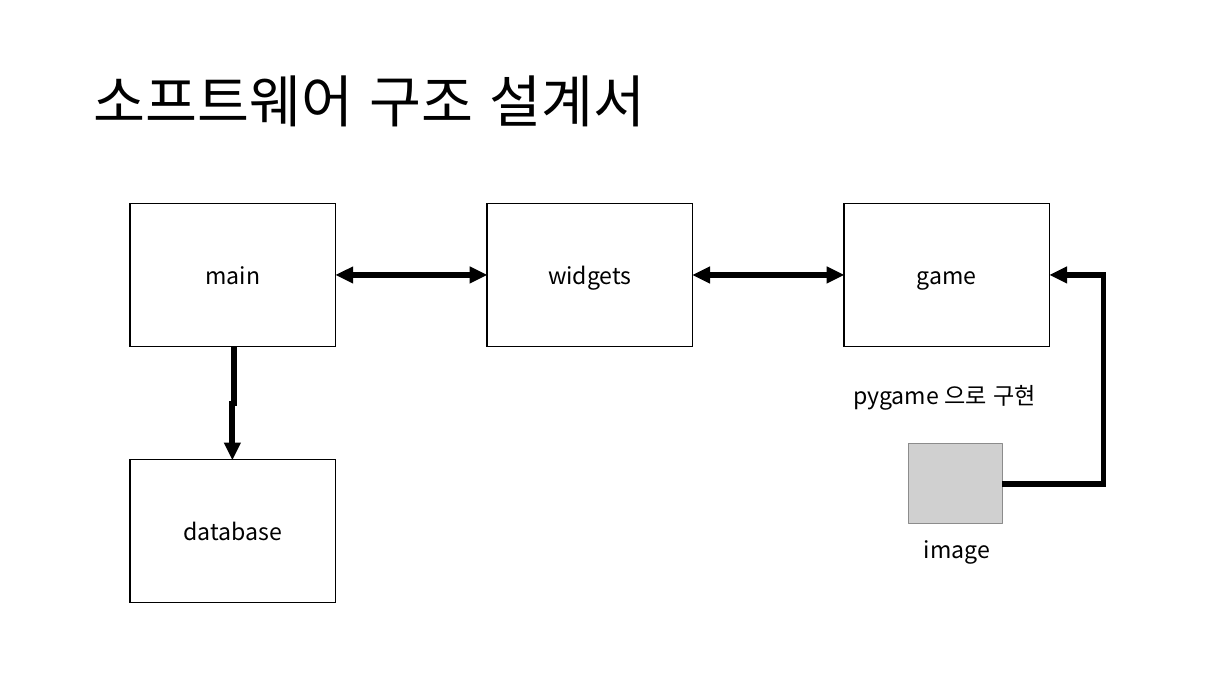
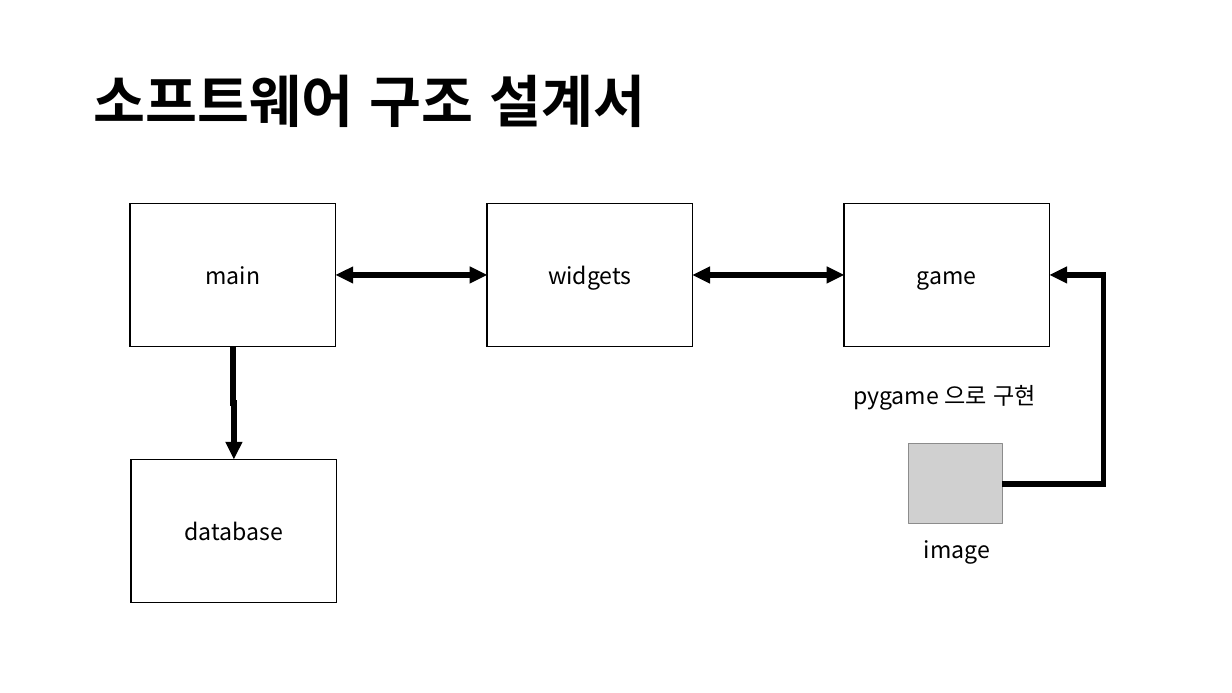
Before and after one commit to gee2450/swp2_ADproject, a slide deck: slide 5 of AD산출물.pptx (slide 8 before the commit). Drawn at 1232x693 pixels with LibreOffice and Linux fonts; fonts in the diff are those of the drawing; grey boxes stand for pictures. Boxes give left, top, right and bottom in pixels: in the first picture for what was removed or moved away, otherwise in the second. Text is boxed around its words. In the diff, an @@ line names an element or a change of style, - is before the commit and + after.

```diff
--- a/AD산출물.pptx
+++ b/AD산출물.pptx
@@ title "소프트웨어 구조 설계서" at [94, 74, 645, 127]: bold on @@
@@ elbow arrow (233, 347) - (234, 459): route changed @@
```
Also in this commit, not shown: 1 other slide changed, 3 slides added, 2 slides removed.
